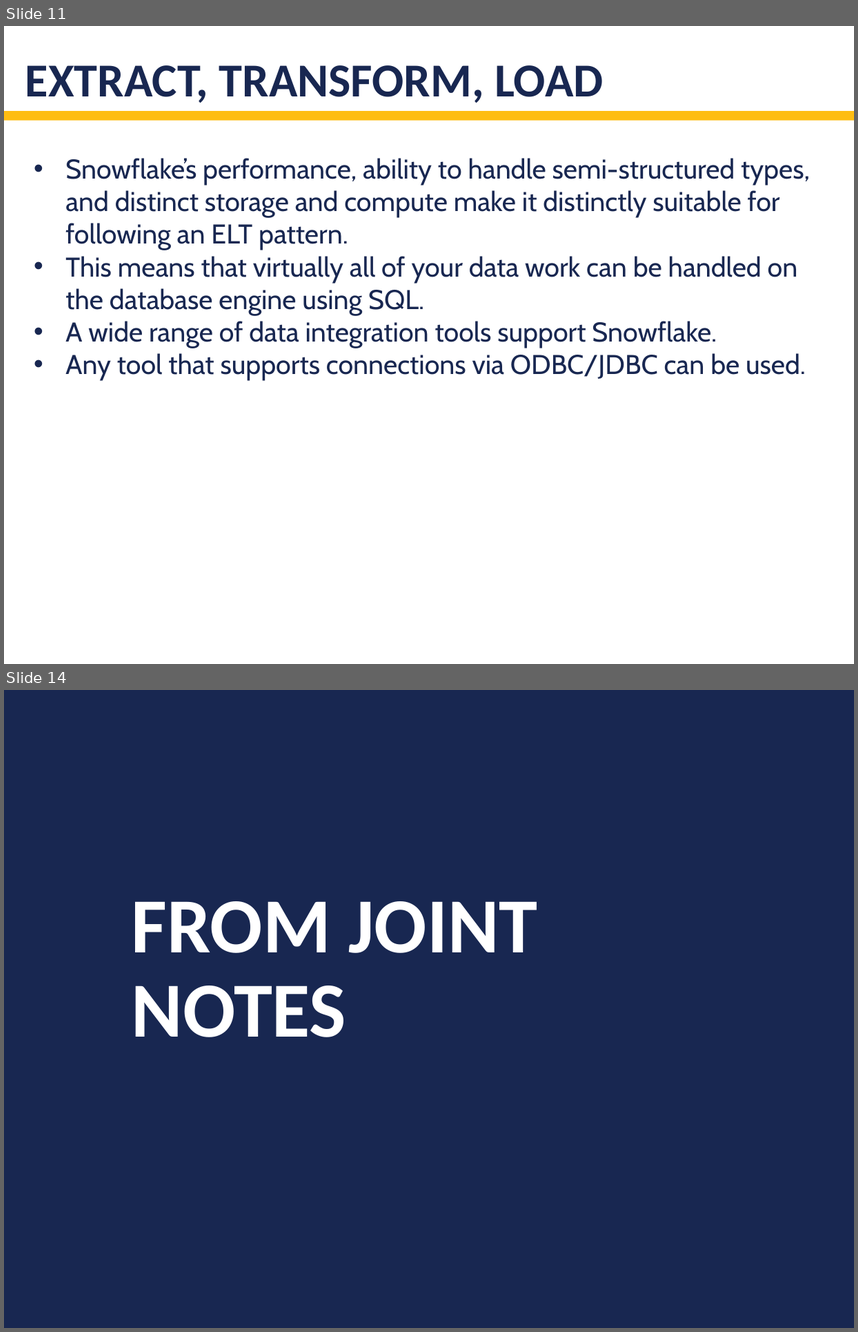
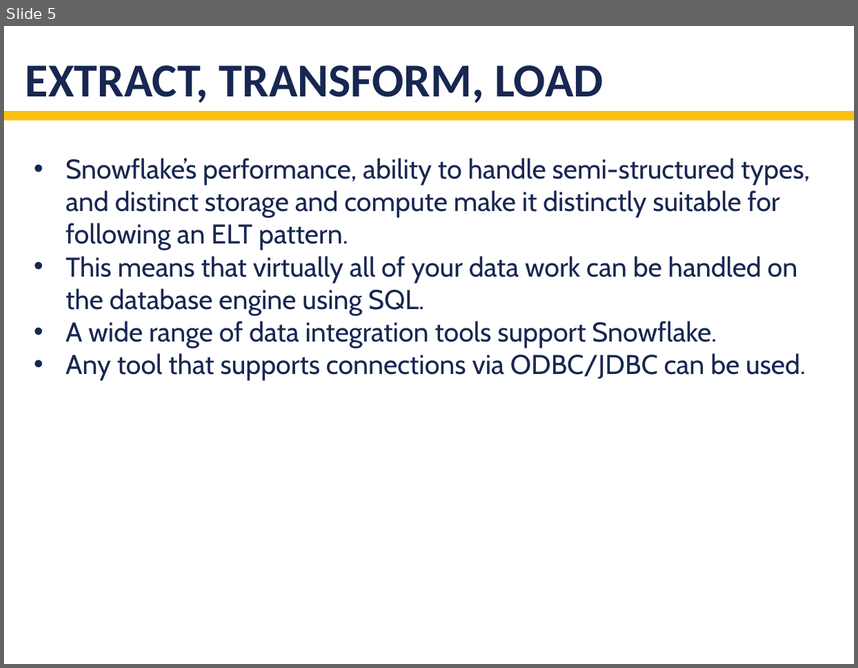
Before and after one commit to ryan-schofield/eba-snowflake, a slide deck: docs/Row store vs column store.pptx. Shown one above the other, each under a label of ours: slides 11 and 14 before the commit, slide 5 after it; the slides between them are not shown. The pictures are 858x1332 and 858x668 pixels, drawn with LibreOffice and Linux fonts; fonts in the diff are those of the drawing; background and template pictures are left out. Boxes give left, top, right and bottom in pixels: in the first picture for what was removed or moved away, otherwise in the second. Text is boxed around its words. In the diff, an @@ line names an element or a change of style, - is before the commit and + after.

```diff
--- a/docs/Row store vs column store.pptx
+++ b/docs/Row store vs column store.pptx
@@ slide 14 removed at (4,690,854,1328), background #FFFFFF @@
@@ rectangle removed at (4,690,854,1328) @@
@@ title removed at (132,901,538,1037) @@
-FROM JOINT NOTES
@@ what was slide 11 is now slide 5 @@
```
Also in this commit, not shown: 16 other slides removed.
